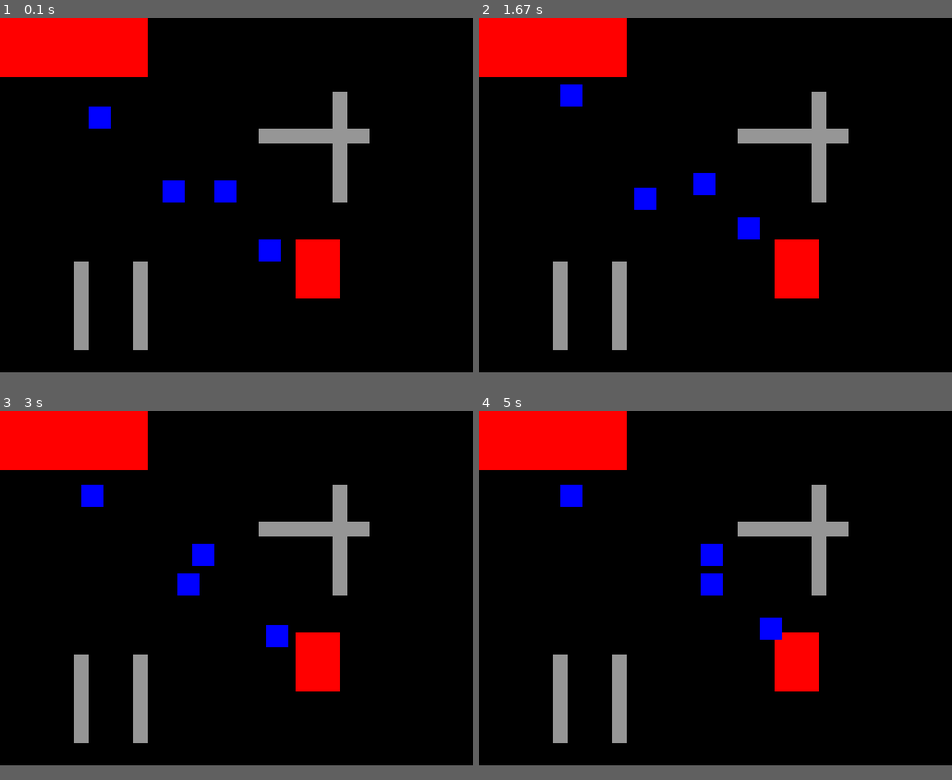
Above: before the commit, frames 1-4 (two rows, left to right).
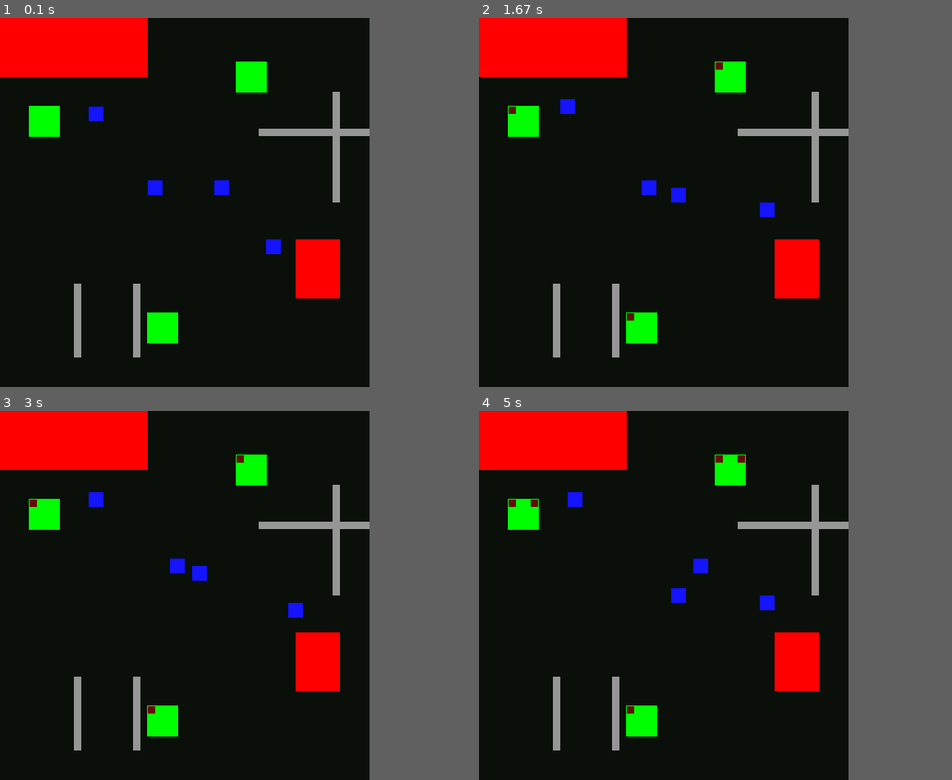
Above: after the commit, the same moments.

Repository: dryice10/pygamestuff
Game: pygame game, started from squares.py
The game is run twice, just before and just after one commit, with the same random seed, the same clock (stepped at 60 frames per second) and the same inputs.
Inputs (mouse positions are in pixels of both pictures, inside the frame that each line leads up to):
- Up to frame 1 (0.1 s): no input
- Up to frame 2 (1.67 s): press the mouse at (635, 195) at 0.37 s; move the mouse to (691, 195) at 0.47 s; release the mouse at (748, 195) at 0.6 s; hold Right 0.67-1.13 s; hold Up 1.17-1.47 s; hold Right from 1.5 s (still down)
- Up to frame 3 (3 s): release Right at 1.97 s; press the mouse at (104, 492) at 2.03 s; move the mouse to (151, 488) at 2.13 s; release the mouse at (203, 484) at 2.27 s; hold Left 2.33-2.87 s; hold Down from 2.9 s (still down)
- Up to frame 4 (5 s): release Down at 3.2 s; hold Left 3.23-3.63 s; hold Up 3.67-4.03 s; hold Right 4.07-4.7 s; hold Down from 4.73 s (still down)
In our replay, the window is 640x480 before the commit and 500x500 after it. These sizes can differ from the game's own. Grey fills any space a smaller window leaves; there, only what the larger window draws over its background counts as a difference.

The runs differ from the first frame. In frame 1, 4.4% of the frame differs, in the area x 6-79%, y 11-92%; in frame 2, 4.9%; in frame 3, 4.8%; in frame 4, 4.8%.

Commit message:
Update squares.py

Diff:
--- a/squares.py
+++ b/squares.py
@@ -6,42 +6,84 @@
 """
 https://www.patternsgameprog.com/discover-python-and-patterns-12-command-pattern/
 https://www.patternsgameprog.com/discover-python-and-patterns-20-better-commands
+
+
+char observations?:
+x y coords
+areas within X tiles (probably closest 5-10)
+-get distance and type
+should characters be a subclass of area?
 """
 
 
 os.environ['SDL_VIDEO_CENTERED'] = '1'
-windowx = 640
-windowy = 480
+WINDOW_X = 500
+WINDOW_Y = 500
+FPS = 15
+
+
+def collideBasic(x,y,w,h,x2,y2,w2,h2):
+    if (x + w > x2 and x < x2 + w2
+        and y + h > y2 and y < y2 + h2):
+        return True
+    else: return False
 
 class Character():
-    def __init__(self,gamestate,selected,health,x,y):
-        self.size = 30
+    def __init__(self,gamestate,selected,maxHp,x,y):
+        self.size = 20
+        self.w = self.size
+        self.h = self.size
+        self.x = x
+        self.y = y
         self.speed = 10
+        self.alive = True
         self.gamestate = gamestate
         self.selected = selected
-        self.health = health
-        self.x = x
-        self.y = y
-
-    def doMove(self,moveVector):
-        newx = self.x + (moveVector.x * self.speed)
-        newy = self.y + (moveVector.y * self.speed)
+        self.maxHp = maxHp
+        self.hp = maxHp
+        self.color = (20,20,255)
+
+    def addHp(self, amount):
+        self.hp += amount
+        #cap at max
+        if self.hp > self.maxHp:
+            self.hp = self.maxHp
+        return
+
+    def removeHp(self, amount):
+        self.hp -= amount
+        if self.hp <= 0:
+            self.hp = 0
+            print(str(self) + " died :(")
+            self.die()
+        return
+
+    def die(self):
+        self.alive = False
+        self.speed = 0
+        self.color = (0,0,180)
+        return
+
+    def collideArea(self, area):
+        return collideBasic(self.x,self.y,self.w,self.h,area.x,area.y,area.w,area.h)
+
+    def doMove(self, moveVector):
+        newx = (self.x + moveVector.x * self.speed)
+        newy = (self.y + moveVector.y * self.speed)
         #don't move ouside window
-        if (newx < 0 or newx + 20 >= windowx
-            or newy < 0 or newy + 20 >= windowy):
+        if (newx < 0 or newx + (self.size - self.speed) >= WINDOW_X
+            or newy < 0 or newy + (self.size - self.speed) >= WINDOW_Y):
             return
         #don't move into other chars
         for otherChar in self.gamestate.chars:
-            if (otherChar != self and
-                newx + self.size > otherChar.x and newx < otherChar.x + otherChar.size
-                and newy + self.size > otherChar.y and newy < otherChar.y + otherChar.size):
-                return
-        #don't move into walls
+            if otherChar != self:
+                if collideBasic(newx,newy,self.w,self.h,otherChar.x,otherChar.y,otherChar.w,otherChar.h):
+                    return
         for area in self.gamestate.areas:
-            if (area.areaType == 'wall' and
-                newx + self.size > area.x and newx < area.x + area.w
-                and newy + self.size > area.y and newy < area.y + area.h):
-                return
+            #don't move into walls
+            if area.areaType == 'wall':
+                if collideBasic(newx,newy,self.w,self.h,area.x,area.y,area.w,area.h):
+                    return
 
         self.x = newx
         self.y = newy
@@ -64,34 +106,116 @@
             pass
         return
 
+    #active is ran on all alive things
+    def Active(self):
+        if self.alive and not self.selected:
+            self.randomMove()
+        for area in self.gamestate.areas:
+            #eat fruit
+            if area.areaType == 'fruit':
+                if self.collideArea(area):
+                    print("ate: "+ str(area))
+                    self.gamestate.areas.remove(area)
+                    area.bush.fruits[area.index] = None
+                    self.addHp(10)
+            #get hurt
+            if area.areaType == 'danger':
+                if self.collideArea(area):
+                    self.removeHp(1)
+        return
+
 
 class Area():
-    def __init__(self,gamestate,areaType,x,y,w,h):
+    def __init__(self,gamestate,areaType,color,x,y,w,h):
         self.gamestate = gamestate
         self.areaType = areaType
+        self.color = color
         self.x = x
         self.y = y
         self.w = w
         self.h = h
         return
 
+    def Active(self):
+        return
+
+class Bush(Area):
+    def __init__(self,gamestate,x,y):
+        areaType = 'bush'
+        self.color = (0,255,0)
+        self.w = 40
+        self.h = 40
+        self.timerMax = 15
+        self.timer = self.timerMax
+        self.spots = [Vector2(0, 0),Vector2(30, 0),Vector2(0, 30),Vector2(30, 30)]
+        self.fruits = [None, None, None, None]
+        self.maxFruit = 4
+        super().__init__(gamestate,areaType,self.color,x,y,self.w,self.h)
+
+    def Active(self):
+        if self.timer == 0:
+            self.growFruit()
+            self.timer = self.timerMax
+        else:
+            self.timer -= 1
+        return
+
+    def growFruit(self):
+        #chance to grow fruit
+        amount = len([f for f in self.fruits if f is not None])
+        odds = [0.5, 0.5, 0.5, 0.5]
+        if amount < self.maxFruit:
+            choice = random.random()
+            if choice < odds[amount]:
+                self.gamestate.areas.append(Fruit(self))
+        return
+
+class Fruit(Area):
+    def __init__(self,bush):
+        self.bush = bush
+        self.areaType = 'fruit'
+        self.fruitx, self.fruity = self.fruitSpot(self.bush)
+        self.w = 10
+        self.h = 10
+        self.color = (100,10,10)
+        super().__init__(self.bush.gamestate, self.areaType, self.color, self.fruitx,self.fruity,self.w,self.h)
+        return
+
+    def fruitSpot(self,bush):
+        #checks the fruit list for a spot to grow
+        x, y = 0, 0
+        for i in range(bush.maxFruit):
+            if bush.fruits[i] is None:
+                bush.fruits[i] = self
+                self.index = i
+                x = bush.spots[i].x + bush.x
+                y = bush.spots[i].y + bush.y
+                print(bush.fruits)
+                return x, y
+            #do a check for character in the way?
+        return
 
 class GameState():
     def __init__(self):
         self.chars = [
-            Character(self, True, 100, 120, 120),
-            Character(self, True, 100, 220, 220),
+            Character(self, False,  100, 120, 120),
+            Character(self, False,  100, 220, 220),
             Character(self, False, 100, 280, 220),
             Character(self, False, 100, 350, 300)
         ]
         self.areas = [
-            Area(self, 'danger', 0, 0, 200, 80),
-            Area(self, 'danger', 400, 300, 60, 80),
-            Area(self, 'wall', 100, 330, 20, 120),
-            Area(self, 'wall', 180, 330, 20, 120),
-            Area(self, 'wall', 350, 150, 150, 20),
-            Area(self, 'wall', 450, 100, 20, 150)
+            Area(self, 'danger',(255,0,0), 0, 0, 200, 80),
+            Area(self, 'danger',(255,0,0), 400, 300, 60, 80),
+            Area(self, 'wall',  (150,150,150), 100, 360, 10, 100),
+            Area(self, 'wall',  (150,150,150), 180, 360, 10, 100),
+            Area(self, 'wall',  (150,150,150), 350, 150, 150, 10),
+            Area(self, 'wall',  (150,150,150), 450, 100, 10, 150),
+
+            Bush(self,200,400),
+            Bush(self,40,120),
+            Bush(self,320,60)
         ]
+
     #control other squares
     def mouseSelect(self,mouseCommand):
         if mouseCommand[2] == True:
@@ -103,12 +227,21 @@
                     char.selected = True
                     return
 
+    def update(self):
+        for char in self.chars:
+            if char.alive:
+                char.Active()
+        for area in self.areas:
+            area.Active()
+        # for cmd in self.cmds:
+        #     return
+        return
+
 class UserInterface():
     def __init__(self):
         pygame.init()
-        self.window = pygame.display.set_mode((windowx,windowy))
-        #pygame.display.set_caption("Discover Python & Patterns - https://www.patternsgameprog.com")
-        #pygame.display.set_icon(pygame.image.load("icon.png"))
+        self.window = pygame.display.set_mode((WINDOW_X,WINDOW_Y))
+        pygame.display.set_caption("squares")
         self.clock = pygame.time.Clock()
         self.gameState = GameState()
         self.running = True
@@ -140,33 +273,41 @@
             pressed = pygame.mouse.get_pressed() #returns a list of bool
             self.mouseCommand[2] = pressed[0]
 
-
     def update(self):
+        self.gameState.update()
         for char in self.gameState.chars:
             if char.selected:
-                char.doMove(self.moveVector)
+                if self.moveVector != Vector2(0,0):
+                    char.doMove(self.moveVector)
+        #only send mouse command on click
+        if self.mouseCommand[2] == True:
+            self.gameState.mouseSelect(self.mouseCommand)
+
+    def render(self):
+        self.window.fill((10,15,10))
+        for area in self.gameState.areas:
+            if area.areaType == 'bush':
+                #special draw for bush and fruit
+                pygame.draw.rect(self.window,area.color,((area.x - 1),(area.y - 1),(area.w + 2),(area.h + 2)))
+                for fruit in area.fruits:
+                    if fruit is not None:
+                        pygame.draw.rect(self.window,fruit.color,(fruit.x,fruit.y,fruit.w,fruit.h))
             else:
-                char.randomMove()
-        self.gameState.mouseSelect(self.mouseCommand)
-
-    def render(self):
-        self.window.fill((0,0,0))
-        for area in self.gameState.areas:
-            if area.areaType == 'danger':
-                pygame.draw.rect(self.window,(255,0,0),(area.x,area.y,area.w,area.h))
-            if area.areaType == 'wall':
-                pygame.draw.rect(self.window,(150,150,150),(area.x,area.y,area.w,area.h))
+                #everything else uses one draw call
+                pygame.draw.rect(self.window,area.color,(area.x,area.y,area.w,area.h))
 
         for char in self.gameState.chars:
-            pygame.draw.rect(self.window,(0,0,255),(char.x,char.y,char.size,char.size))
+            #draw char
+            pygame.draw.rect(self.window,char.color,(char.x,char.y,char.w,char.h))
         pygame.display.update()
+
 
     def run(self):
         while self.running:
             self.processInput()
             self.update()
             self.render()
-            self.clock.tick(15)
+            self.clock.tick(FPS)
 
 userInterface = UserInterface()
 userInterface.run()
